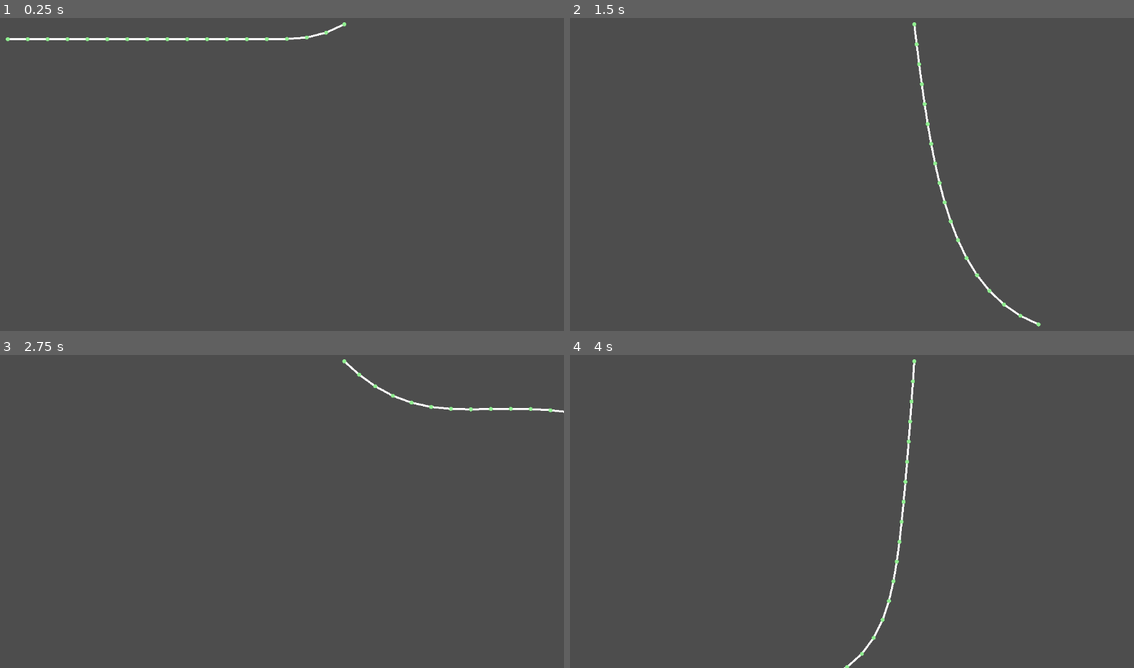
Above: before the commit, frames 1-4 (two rows, left to right).
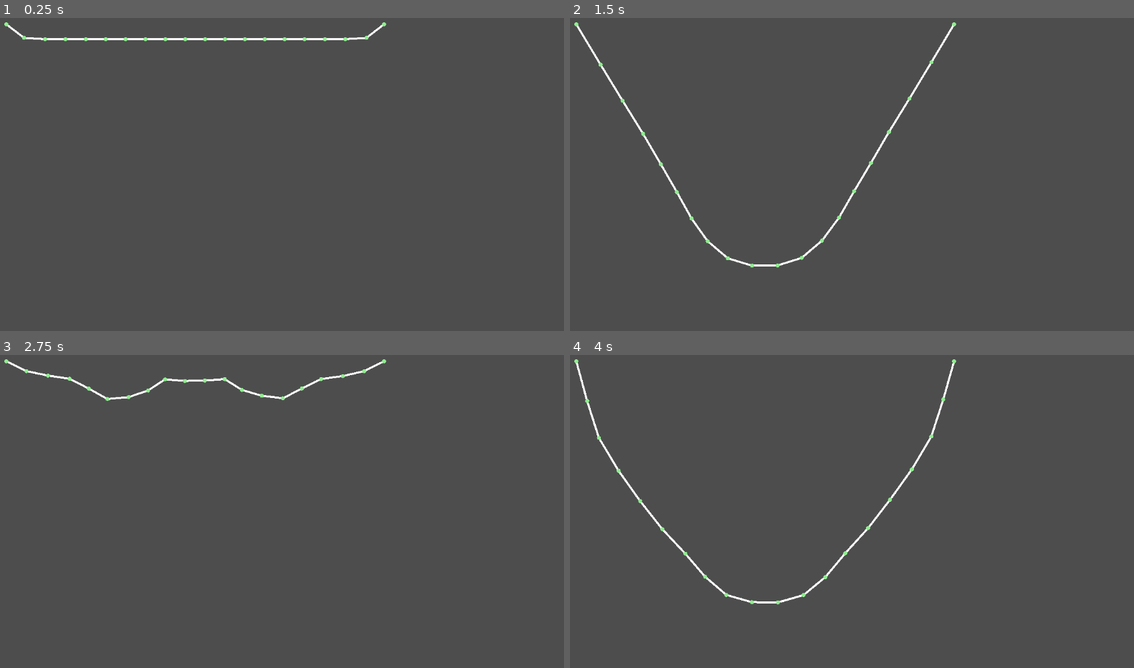
Above: after the commit, the same moments.

Repository: kennethbchen/Medical-Malpicross-Game
Game: Godot game, scene res://scenes/game.tscn
Same seed, same stepped clock (60 frames per second), same inputs: the game is played once before the commit and once after it.
Inputs:
- Up to frame 1 (0.25 s): no input
- Up to frame 2 (1.5 s): no input
- Up to frame 3 (2.75 s): no input
- Up to frame 4 (4 s): no input

The runs differ from the first frame. In frame 1, 0.4% of the frame differs, in the area x 0-69%, y 1-8%; in frame 2, 1.4%, in the area x 0-84%, y 1-99%; in frame 3, 1.0%; in frame 4, 1.4%.

Commit message:
Made point mass sim using Symplectic Euler integration and spring constraints

Diff:
--- a/scenes/game.tscn
+++ b/scenes/game.tscn
@@ -1,6 +1,6 @@
 [gd_scene load_steps=2 format=3 uid="uid://hwsx8i5h37ma"]
 
-[ext_resource type="Script" uid="uid://bljqde07cvm44" path="res://scripts/verlet.gd" id="1_uwrxv"]
+[ext_resource type="Script" uid="uid://bs6kbs3hpjhlo" path="res://scripts/point_mass_sim.gd" id="1_uwrxv"]
 
 [node name="Game" type="Node2D"]
 script = ExtResource("1_uwrxv")
--- /dev/null
+++ b/scripts/point_mass_sim.gd
@@ -0,0 +1,116 @@
+extends Node2D
+
+# https://lisyarus.github.io/blog/posts/soft-body-physics.html
+
+
+
+var points: Array[PointMass]
+var constraints: Array[SpringConstraint]
+
+var gravity: Vector2 = Vector2(0,900)
+
+# Called when the node enters the scene tree for the first time.
+func _ready() -> void:
+	var point_count: int = 20
+	var length: float = 40
+
+	var pos: = Vector2(30, 30)
+	for i in range(point_count):
+		points.append(PointMass.new(pos))
+		pos.x += length
+
+	points[0].fixed = true
+	points[-1].fixed = true
+
+	for i in range(len(points) - 1):
+		constraints.append(SpringConstraint.new(points[i], points[i + 1], length, 500))
+
+
+# Called every frame. 'delta' is the elapsed time since the previous frame.
+func _physics_process(delta: float) -> void:
+
+	_simulate(delta)
+
+	for constraint in constraints:
+		constraint._resolve_constraint(delta)
+
+	queue_redraw()
+
+func _simulate(delta: float) -> void:
+	# Gravity
+	for point in points:
+		point.velocity += gravity * delta
+
+	# Symplectic Euler integration
+	for point in points:
+
+		if point.fixed:
+			point.velocity = Vector2.ZERO
+			continue
+
+		point.position += point.velocity * delta
+
+func _draw():
+
+	for i in range(len(constraints)):
+		var color: Color = Color.WHITE
+		draw_line(constraints[i].point_a.position, constraints[i].point_b.position, color, 4)
+
+	for i in range(len(points)):
+
+		draw_circle(points[i].position, 4, Color.LIGHT_GREEN, 5)
+
+class PointMass:
+	extends RefCounted
+
+	var position: Vector2
+	var velocity: Vector2
+
+	var fixed: bool = false
+
+	func _init(init_position: Vector2) -> void:
+		position = init_position
+
+class SpringConstraint:
+	extends RefCounted
+
+	var point_a: PointMass
+	var point_b: PointMass
+
+	var length: float
+	var spring_force: float
+	var damping: float
+
+	func _init(a: PointMass, b: PointMass, length: float = -1, spring_force: float = 100, damping: float = 10):
+
+		self.point_a = a
+		self.point_b = b
+
+		if length <= 0:
+			self.length = self.point_a.position.distance_to(self.point_b.position)
+		else:
+			self.length = length
+
+		self.spring_force = spring_force
+		self.damping = damping
+
+	func _resolve_constraint(delta_time: float):
+
+		var position_delta = self.point_b.position - self.point_a.position
+		var current_distance = position_delta.length()
+		var direction = position_delta / current_distance
+
+		var required_delta = position_delta * (self.length / current_distance)
+		var force = self.spring_force * (required_delta - position_delta)
+
+		self.point_a.velocity -= force * delta_time
+		self.point_b.velocity += force * delta_time
+
+		# Apply damping
+		var relative_velocity: float = (self.point_b.velocity - self.point_a.velocity).dot(direction)
+		var damping_factor: float = exp(- self.damping * delta_time)
+		var new_relative_velocity = relative_velocity * damping_factor
+		var relative_velocity_delta = new_relative_velocity - relative_velocity
+
+		self.point_a.velocity -= direction * (relative_velocity_delta / 2.0)
+		self.point_b.velocity += direction * (relative_velocity_delta / 2.0)
--- a/scripts/verlet.gd
+++ b/scripts/verlet.gd
@@ -76,6 +76,8 @@
 # https://toqoz.fyi/game-rope.html
 # https://github.com/SebLague/Cloth-and-IK-Test/blob/main/Assets/Scripts/Simulation/Simulation.cs
 
+# https://lisyarus.github.io/blog/posts/soft-body-physics.html
+
 class VerletNode:
 	extends RefCounted
 
Not shown, added: scripts/point_mass_sim.gd.uid
